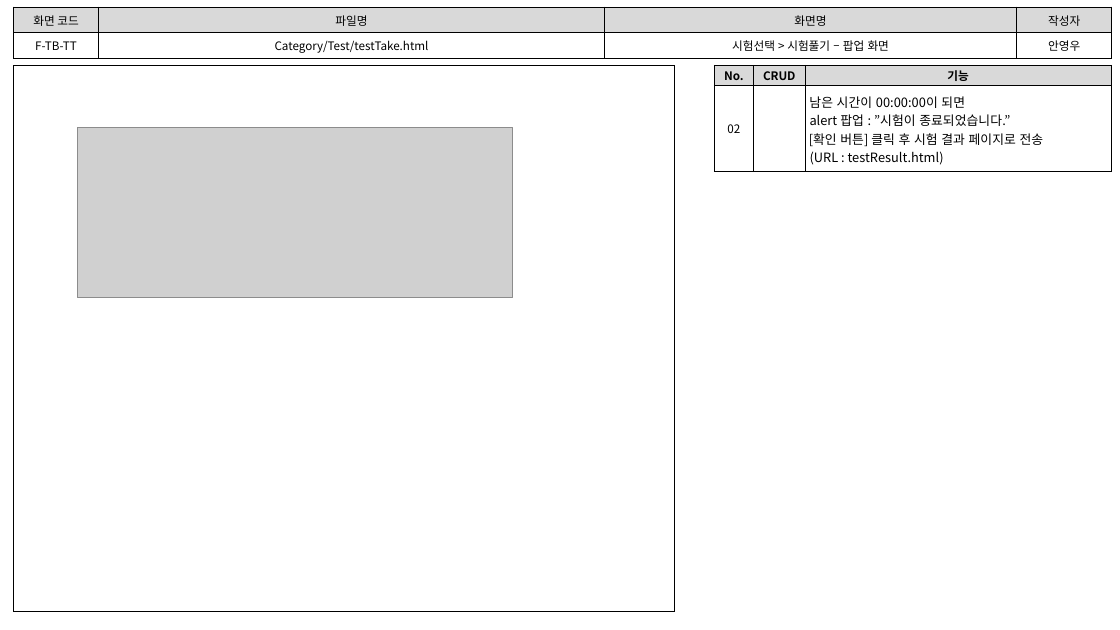
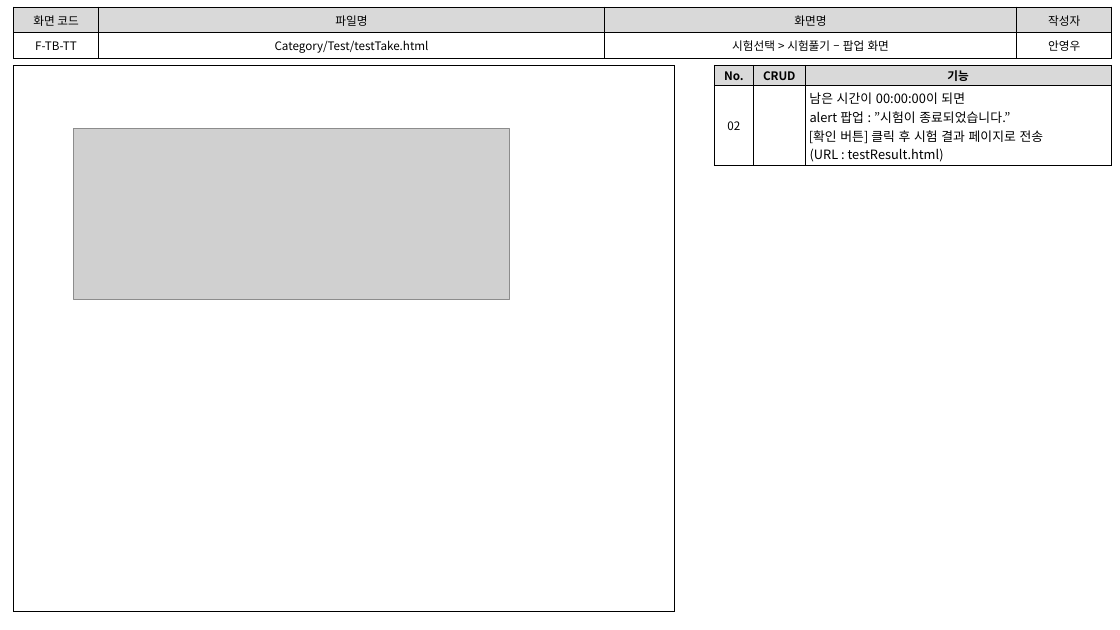
Before and after one commit to index506/cosmo6th_3thGroup, a slide deck: slide 6 of Text/02.화면설계도/3th_Project_화면 설계도(6기_안영우).pptx (slide 7 before the commit). Drawn at 1120x630 pixels with LibreOffice and Linux fonts; fonts in the diff are those of the drawing; grey boxes stand for pictures. Boxes give left, top, right and bottom in pixels: in the first picture for what was removed or moved away, otherwise in the second. Text is boxed around its words. In the diff, an @@ line names an element or a change of style, - is before the commit and + after.

```diff
--- a/Text/02.화면설계도/3th_Project_화면 설계도(6기_안영우).pptx
+++ b/Text/02.화면설계도/3th_Project_화면 설계도(6기_안영우).pptx
@@ table: place and size @@
-table at (714, 66, 1111, 172)
+table at (714, 66, 1111, 166)
@@ picture: place and size @@
-picture at (77, 127, 513, 297)
+picture at (73, 129, 509, 299)
```
Also in this commit, not shown: 8 other slides changed, 2 slides removed, 1 other file.
